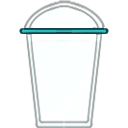
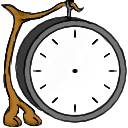
Two versions of the same layered image (w=128, h=128). Layer-by-layer changes:
added layer "Capa de pintura 40" above "Capa de pintura 40 Fusionadas" over 1, 0, 127, 128
added layer "Capa de pintura 40 Fusionadas" above "Capa de pintura 43" over 1, 0, 127, 128
added layer "Capa de pintura 43" above "Capa de pintura 42" over 1, 0, 127, 128
added layer "Capa de pintura 42" above "BOBAPARTS" over 1, 0, 127, 128
hid group "BOBAPARTS" (8 layers) over 1, 0, 127, 128
